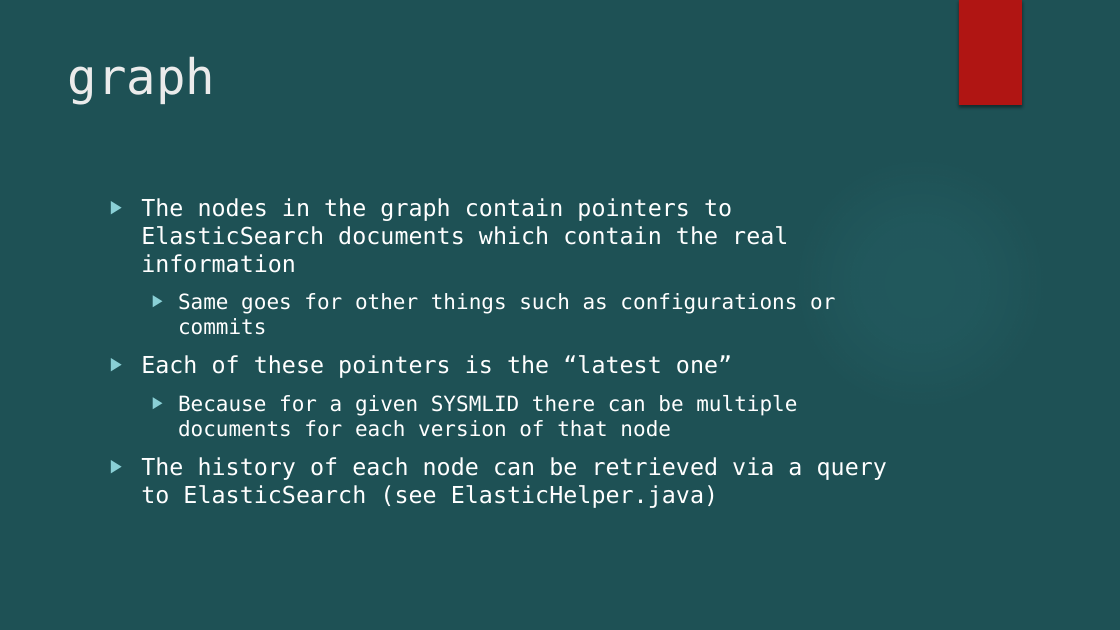
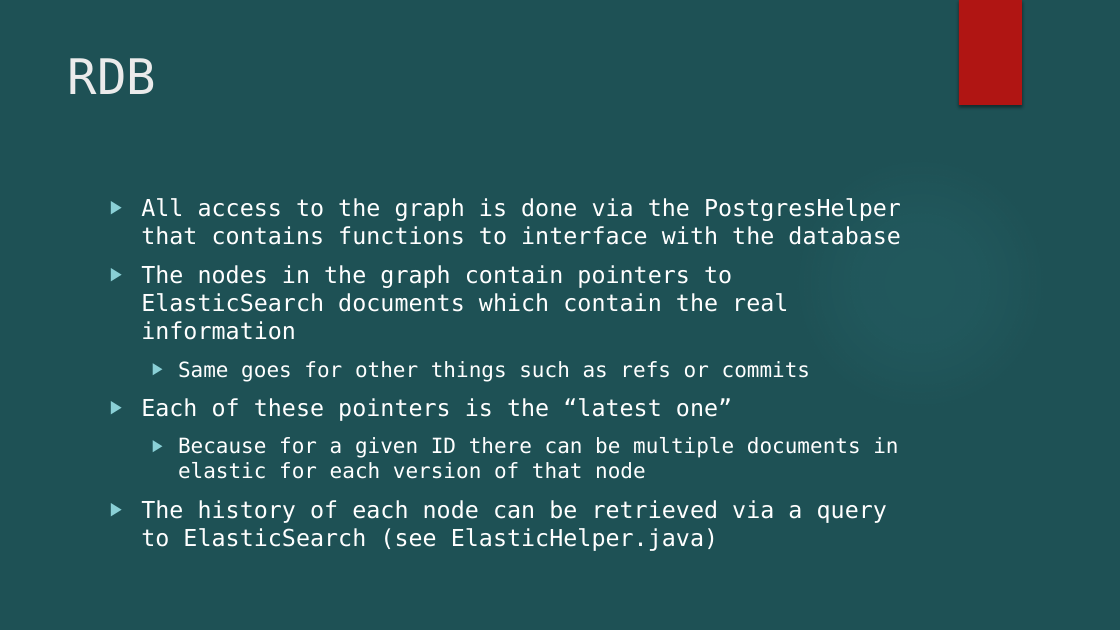
Before and after one commit to Open-MBEE/mms-alfresco, a slide deck: slide 4 of mms-ent/docs/MMS using ES + PG.pptx (slide 5 before the commit). Drawn at 1120x630 pixels with LibreOffice and Linux fonts; fonts in the diff are those of the drawing; background and template pictures are left out. Boxes give left, top, right and bottom in pixels: in the first picture for what was removed or moved away, otherwise in the second. Text is boxed around its words. In the diff, an @@ line names an element or a change of style, - is before the commit and + after.

```diff
--- a/mms-ent/docs/MMS using ES + PG.pptx
+++ b/mms-ent/docs/MMS using ES + PG.pptx
@@ title at (68, 58, 157, 94): text changed @@
-graph
+RDB
@@ text at (141, 198, 901, 245): paragraph added @@
+▶ All access to the graph is done via the PostgresHelper that contains functions to interface with the database
@@ text at (178, 361, 810, 382): text changed @@
-  ▶ Same goes for other things such as configurations or commits
+  ▶ Same goes for other things such as refs or commits
@@ text at (178, 437, 898, 479): text changed @@
-  ▶ Because for a given SYSMLID there can be multiple documents for each version of that node
+  ▶ Because for a given ID there can be multiple documents in elastic for each version of that node
```
Also in this commit, not shown: 11 other slides changed, 13 slides removed, 2 other files.
